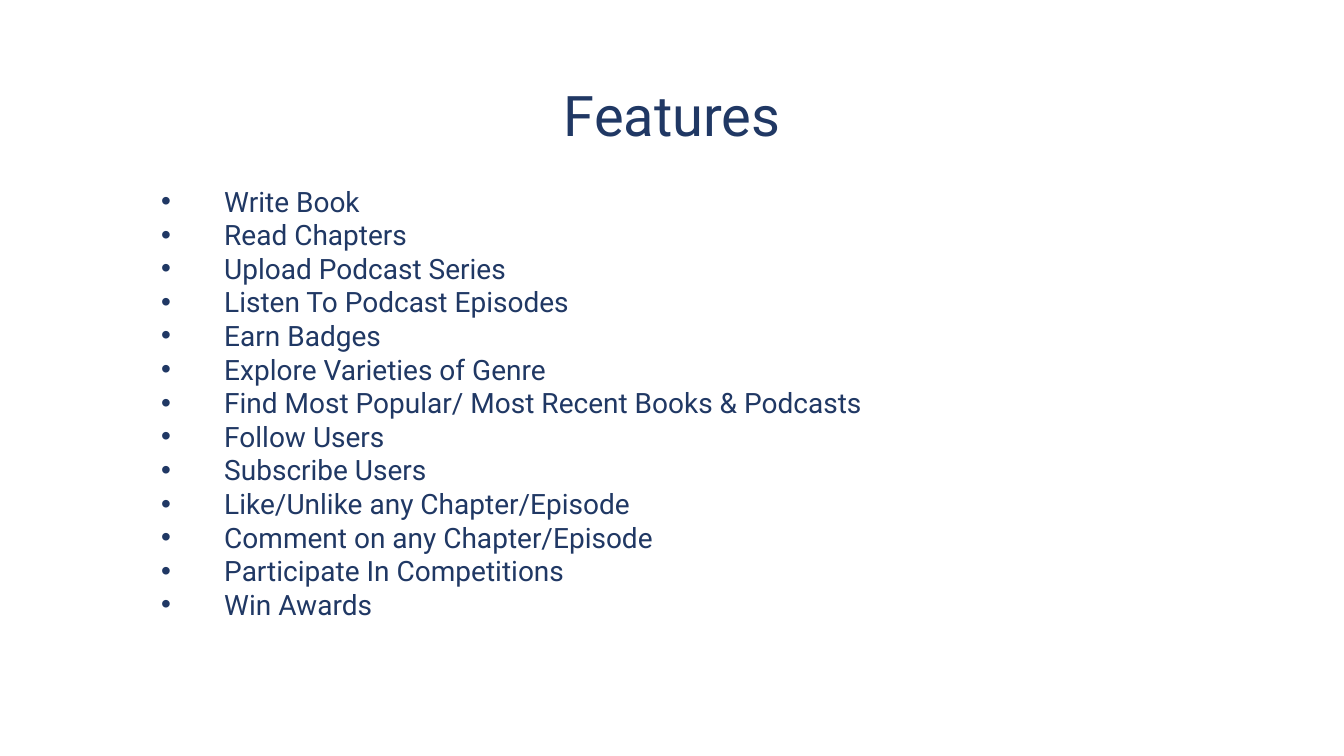
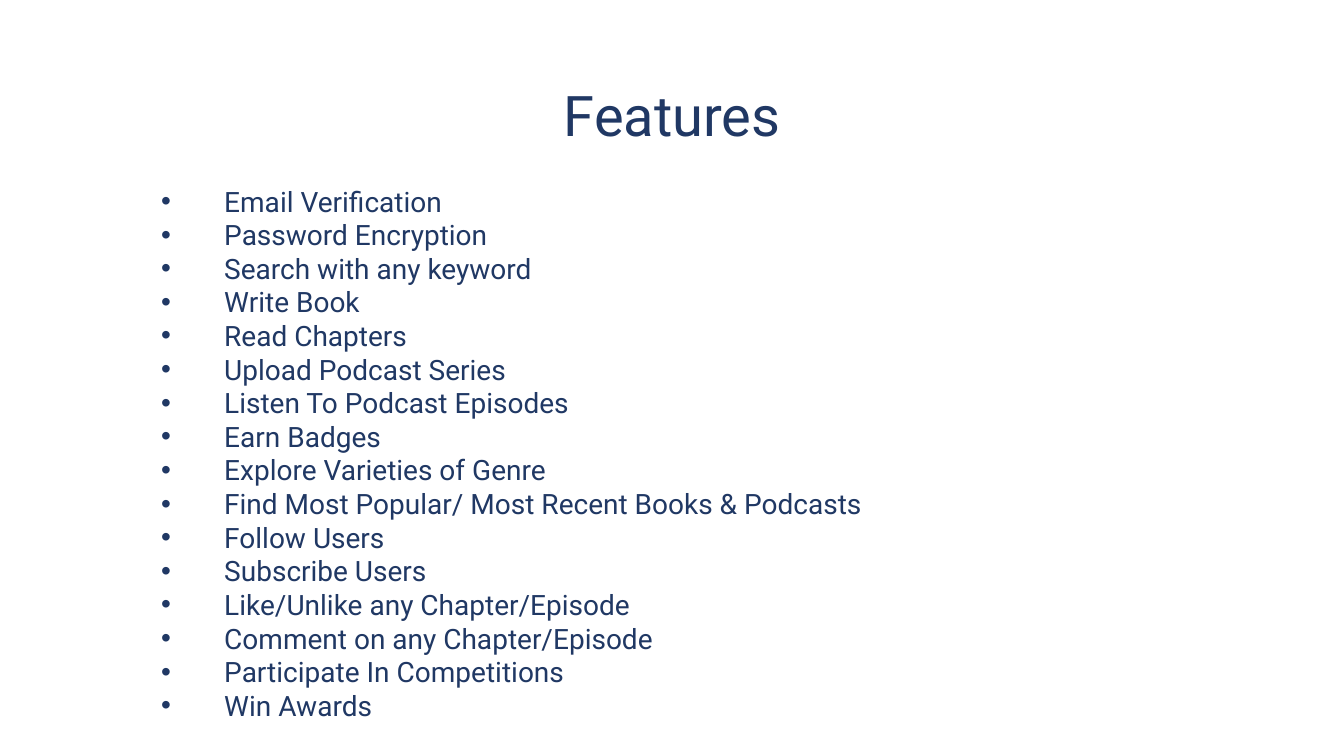
Before and after one commit to fabihatasneem/the-great-ink-society, a slide deck: slide 3 of The Great Ink Society.pptx. Drawn at 1344x756 pixels with LibreOffice and Linux fonts; fonts in the diff are those of the drawing; background and template pictures are left out. Boxes give left, top, right and bottom in pixels: in the first picture for what was removed or moved away, otherwise in the second. Text is boxed around its words. In the diff, an @@ line names an element or a change of style, - is before the commit and + after.

Commit message:
Powerpoint Slide Updated

```diff
--- a/The Great Ink Society.pptx
+++ b/The Great Ink Society.pptx
@@ text at bbox=[224, 190, 532, 285]: paragraphs added @@
+• Email Verification
+• Password Encryption
+• Search with any keyword
```
Also in this commit, not shown: 1 other file.
